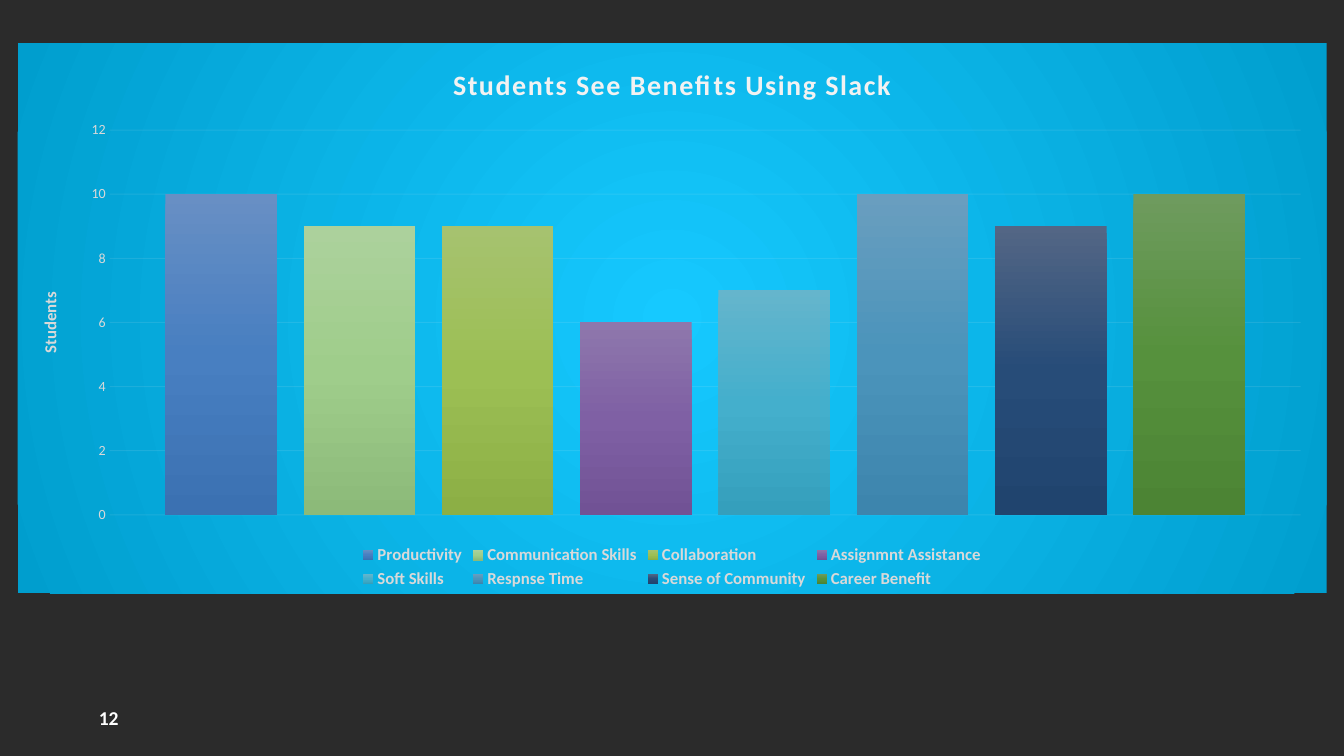
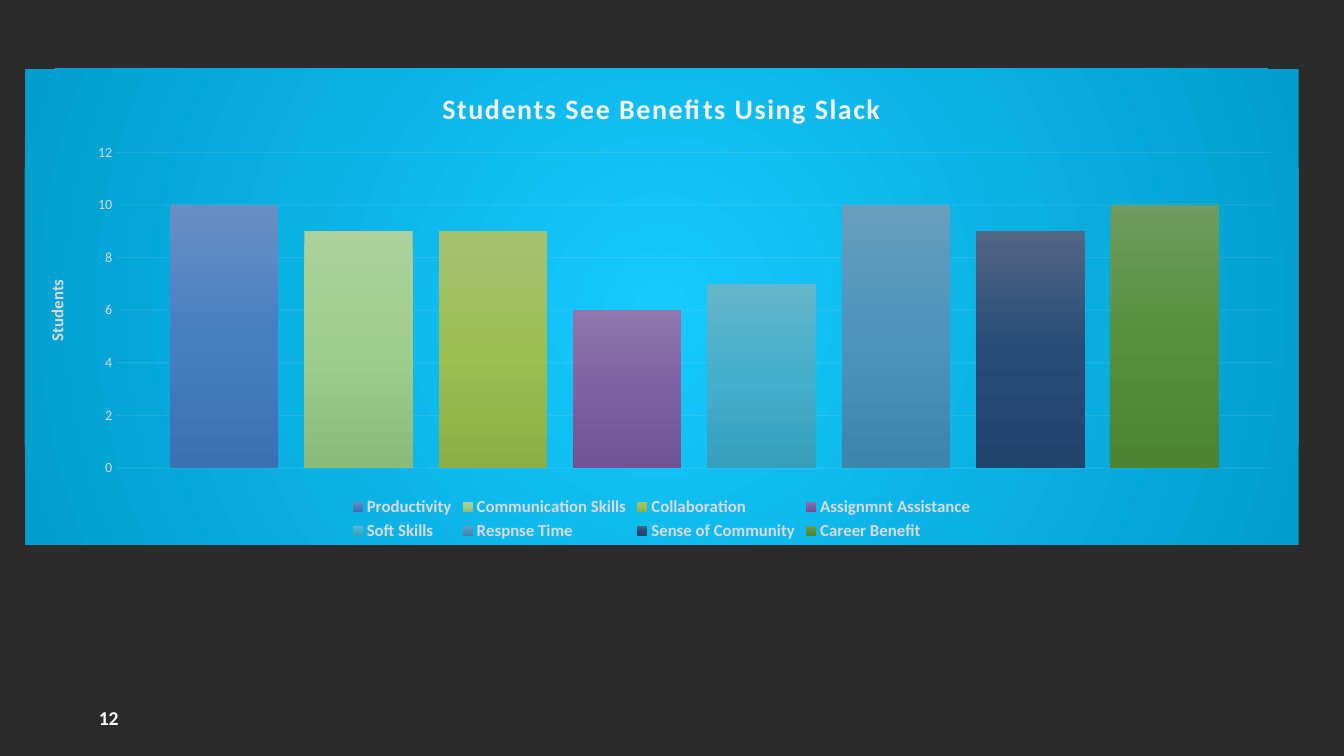
Before and after one commit to FSCJ-FacultyDev/HITEC2024, a slide deck: slide 12 of LeveragingSlackForStudentCollaboration.pptx. Drawn at 1344x756 pixels with LibreOffice and Linux fonts; fonts in the diff are those of the drawing; background and template pictures are left out; a plain dark background stands for a picture behind light text. Boxes give left, top, right and bottom in pixels: in the first picture for what was removed or moved away, otherwise in the second. Text is boxed around its words. In the diff, an @@ line names an element or a change of style, - is before the commit and + after.

```diff
--- a/LeveragingSlackForStudentCollaboration.pptx
+++ b/LeveragingSlackForStudentCollaboration.pptx
@@ column chart resized from (x1=17, y1=43, x2=1327, y2=593) to (x1=24, y1=69, x2=1299, y2=544) @@
```
Also in this commit, not shown: 2 other slides changed, 7 slides added, 1 slide removed.
